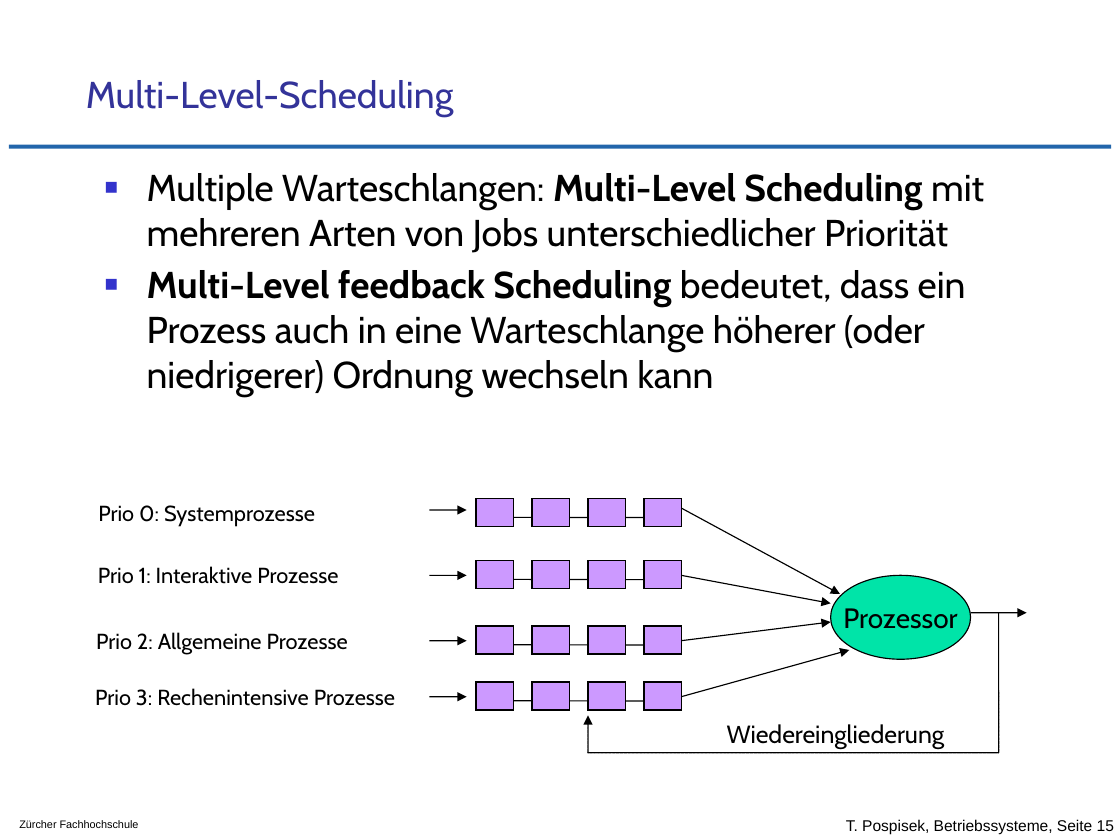
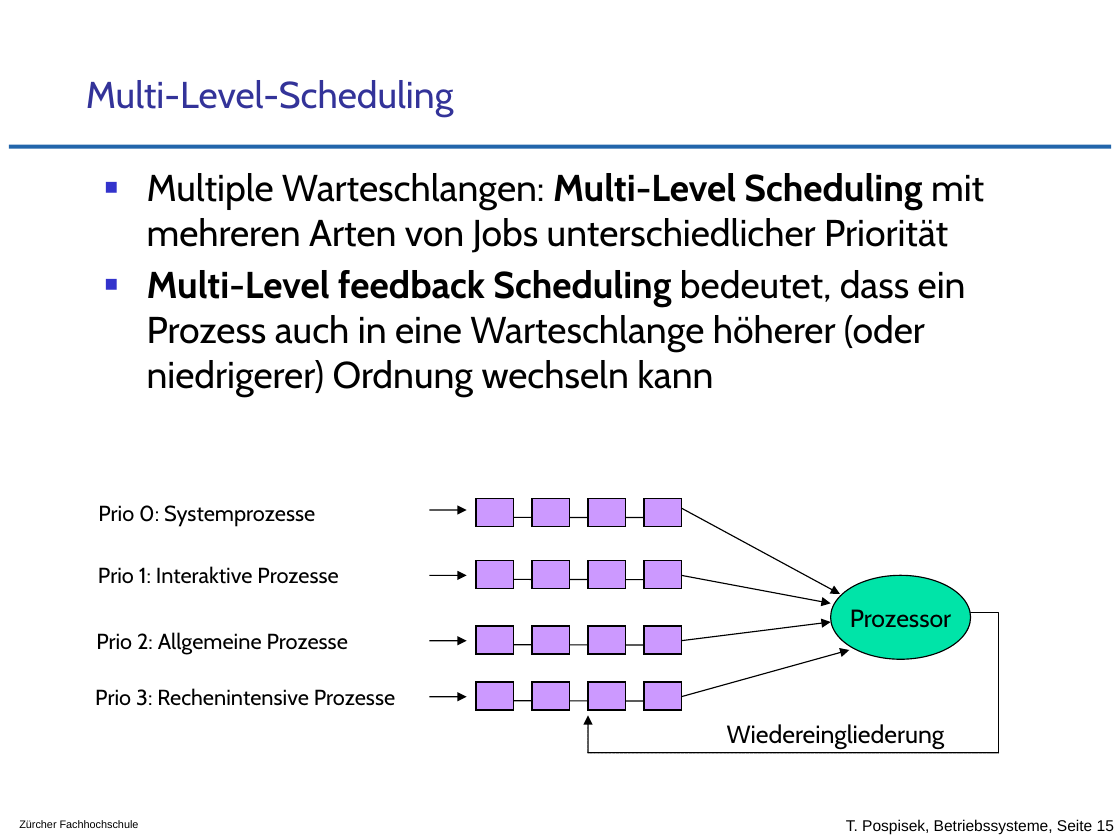
Before and after one commit to tpo/betriebssysteme, a slide deck: slide 15 of 05-3_CPU_Scheduling_Grundkonzepte.odp. Drawn at 1120x840 pixels with LibreOffice and Linux fonts; fonts in the diff are those of the drawing; background and template pictures are left out. Boxes give left, top, right and bottom in pixels: in the first picture for what was removed or moved away, otherwise in the second. Text is boxed around its words. In the diff, an @@ line names an element or a change of style, - is before the commit and + after.

```diff
--- a/05-3_CPU_Scheduling_Grundkonzepte.odp
+++ b/05-3_CPU_Scheduling_Grundkonzepte.odp
@@ ellipse "Prozessor" at (831, 576, 971, 660): size 18 to 16 pt @@
@@ arrow removed from (971, 613) to (1027, 613) @@
```
Also in this commit, not shown: 5 other slides changed, 1 other file.
